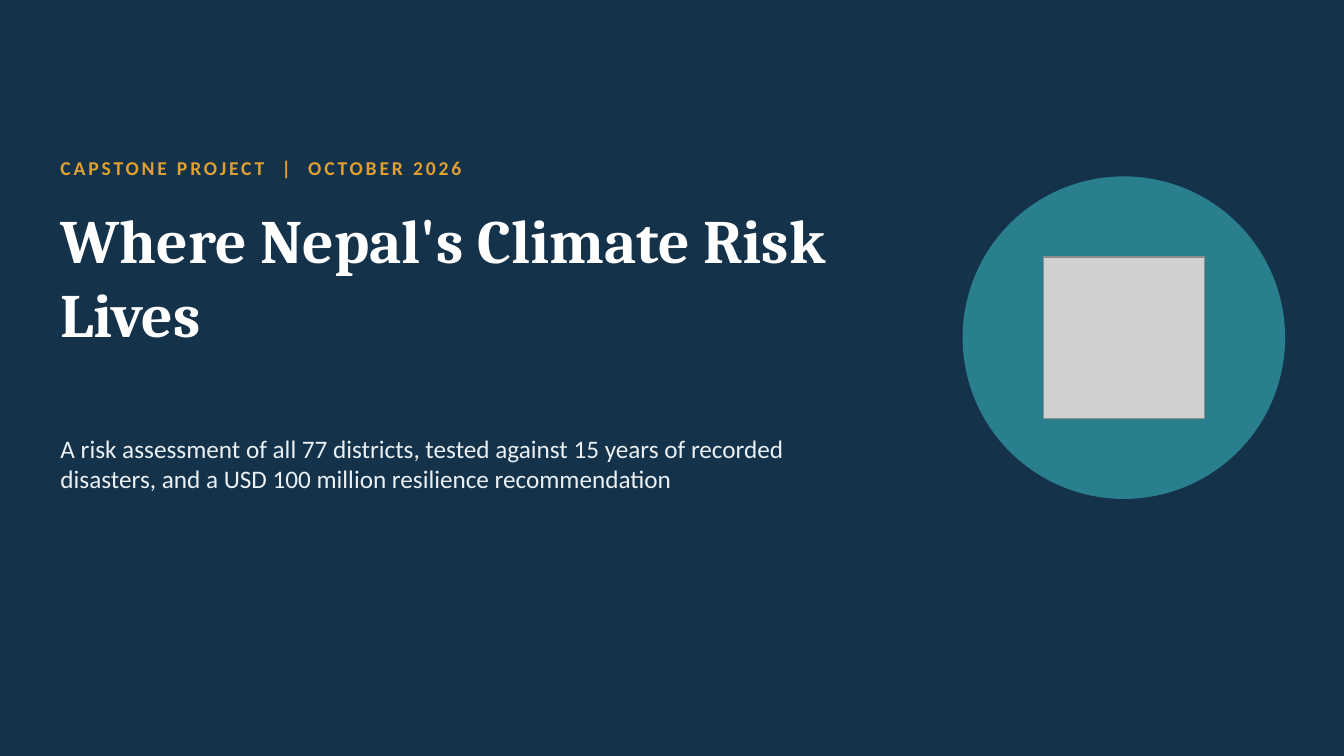
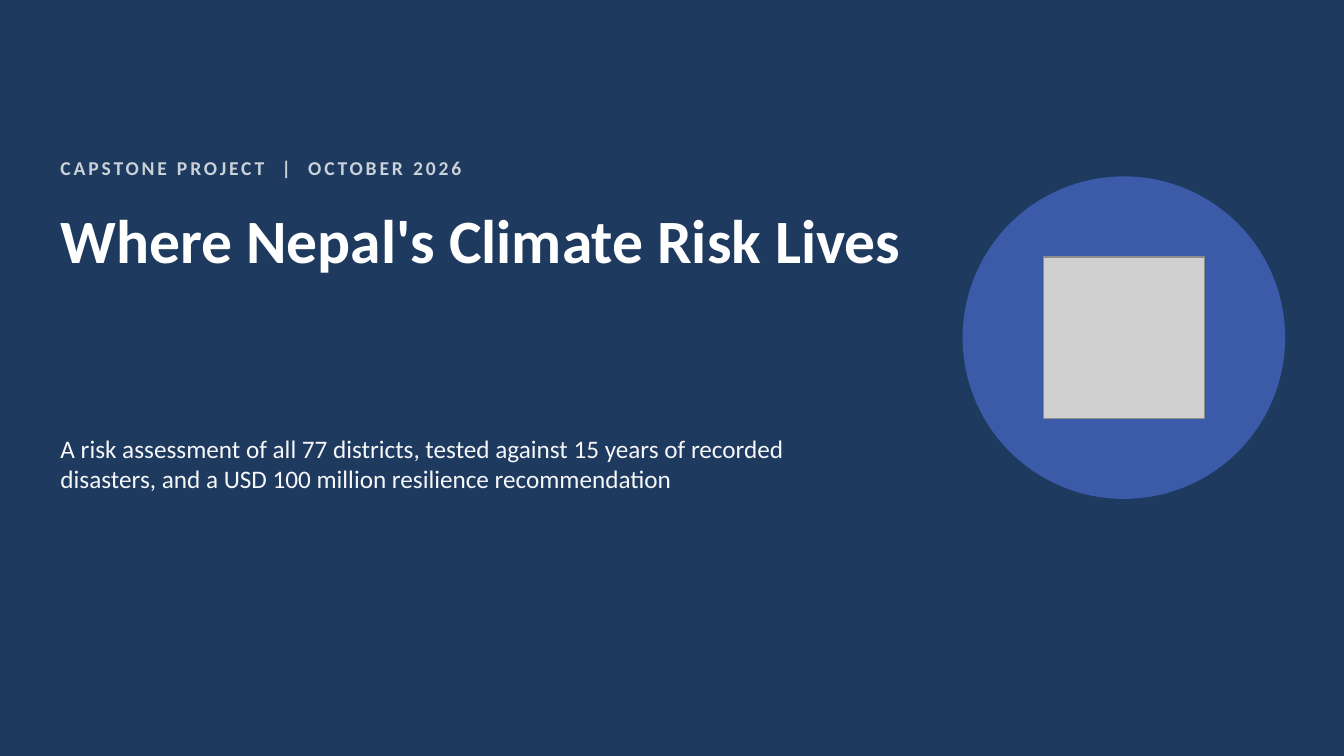
Before and after one commit to CodeWithDonKay/nepal-climate-risk, a slide deck: slide 1 of Nepal_Climate_Risk_Deck.pptx. Drawn at 1344x756 pixels with LibreOffice and Linux fonts; fonts in the diff are those of the drawing; grey boxes stand for pictures. Boxes give left, top, right and bottom in pixels: in the first picture for what was removed or moved away, otherwise in the second. Text is boxed around its words. In the diff, an @@ line names an element or a change of style, - is before the commit and + after.

Commit message:
Restyle slide deck to match the app's design system

```diff
--- a/Nepal_Climate_Risk_Deck.pptx
+++ b/Nepal_Climate_Risk_Deck.pptx
@@ background #14324A to #1F3A5F @@
@@ text "CAPSTONE PROJECT | OCTOBER 2026" at (60, 161, 461, 175): text colour #E0A030 to #C9D1D9 @@
@@ ellipse at (963, 176, 1286, 499): fill #2A7F8E to #3B5BA9 @@
@@ title "Where Nepal's Climate Risk Lives" at (60, 219, 900, 273): font Cambria to Calibri @@
@@ text "A risk assessment of all ..." at (60, 440, 783, 491): text colour #EAF0F3 to #F5F7F9 @@
```
Also in this commit, not shown: 17 other slides changed, 1 other file.
